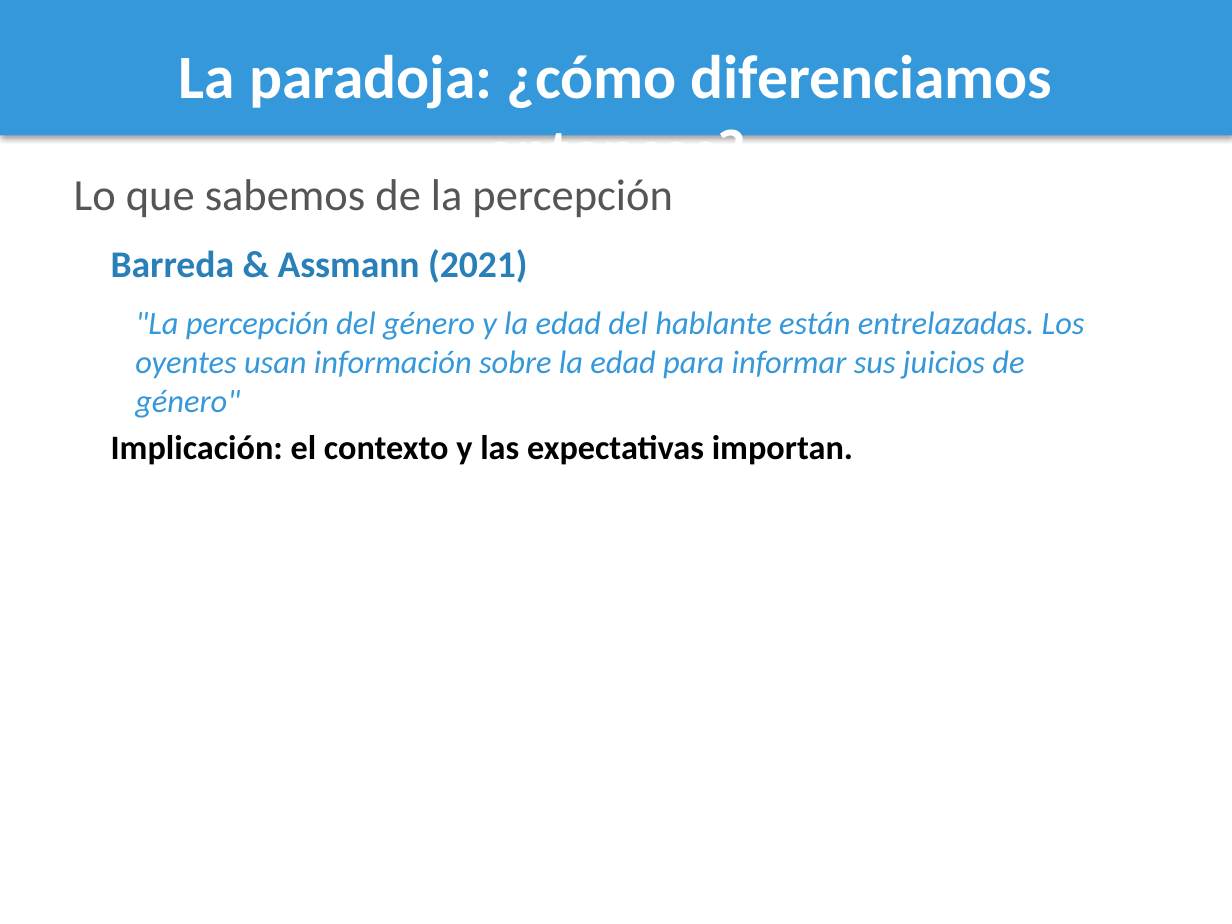
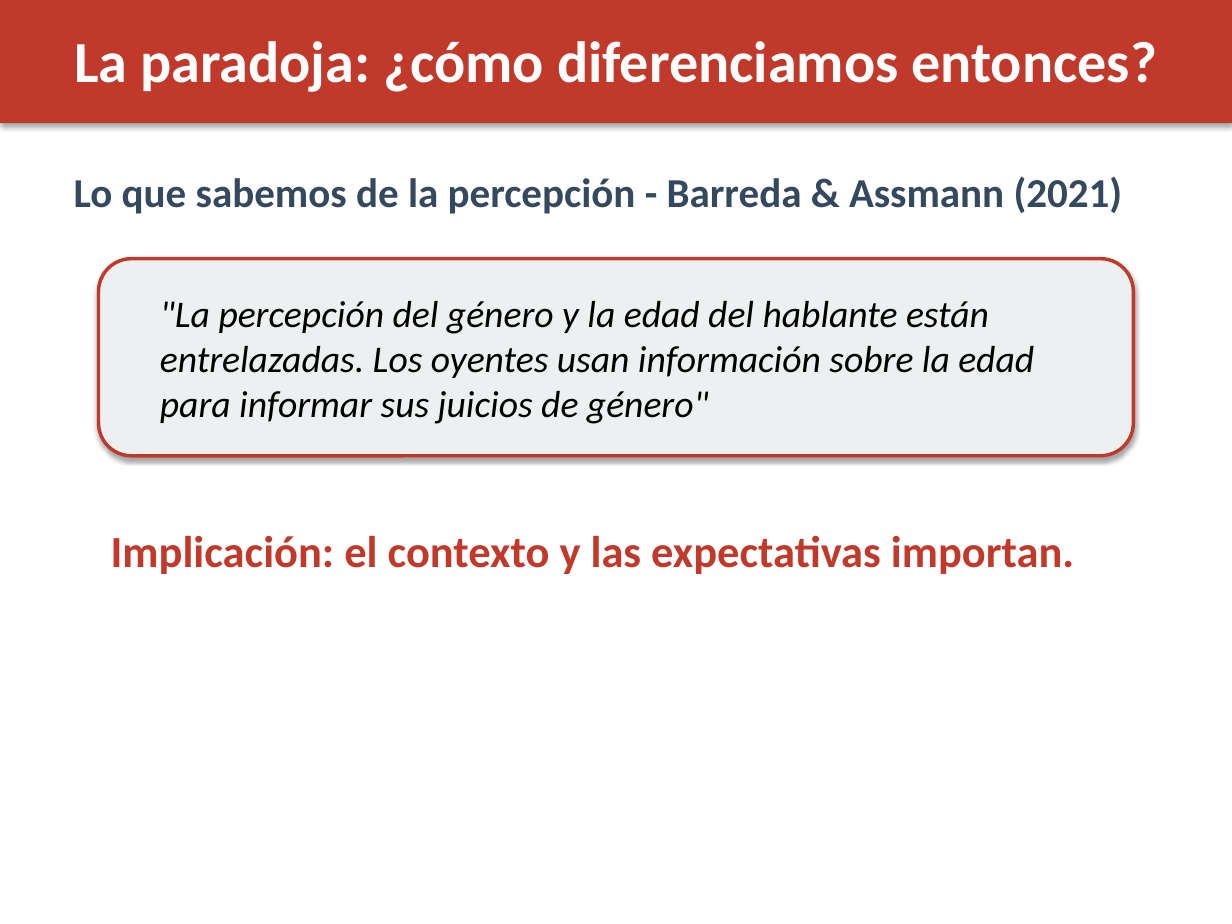
Before and after one commit to maquemmados/vozvozvoz, a slide deck: slide 11 of presentacion.pptx (slide 12 before the commit). Drawn at 1232x924 pixels with LibreOffice and Linux fonts; fonts in the diff are those of the drawing. Boxes give left, top, right and bottom in pixels: in the first picture for what was removed or moved away, otherwise in the second. Text is boxed around its words. In the diff, an @@ line names an element or a change of style, - is before the commit and + after.

```diff
--- a/presentacion.pptx
+++ b/presentacion.pptx
@@ rectangle: place and size @@
-rectangle at bbox=[0, 0, 1232, 136]
+rectangle at bbox=[0, 0, 1232, 123]
@@ rectangle at bbox=[0, 0, 1232, 123]: fill #3498DB to #C0392B @@
@@ text "La paradoja: ¿cómo diferenciamos entonces?": place and size @@
-text "La paradoja: ¿cómo diferenciamos entonces?" at bbox=[179, 54, 1053, 186]
+text "La paradoja: ¿cómo diferenciamos entonces?" at bbox=[74, 41, 1156, 92]
@@ text "La paradoja: ¿cómo diferenciamos entonces?" at bbox=[74, 41, 1156, 92]: size 36 to 34 pt @@
@@ text at bbox=[74, 176, 1123, 214]: text changed; size 26 to 24 pt; text colour #555555 to #34495E; bold on @@
-Lo que sabemos de la percepción
+Lo que sabemos de la percepción - Barreda & Assmann (2021)
@@ rounded rectangle added at bbox=[99, 259, 1133, 456], fill #ECF0F1, outline #C0392B 2 pt @@
@@ text removed at bbox=[111, 249, 528, 283] @@
-Barreda & Assmann (2021)
@@ text ""La percepción del género y ...": place and size @@
-text ""La percepción del género y ..." at bbox=[135, 311, 1085, 418]
+text ""La percepción del género y ..." at bbox=[160, 301, 1034, 424]
@@ text ""La percepción del género y ..." at bbox=[160, 301, 1034, 424]: size 19 to 22 pt, text colour #3498DB to #000000 @@
@@ text "Implicación: el contexto y las ...": place and size @@
-text "Implicación: el contexto y las ..." at bbox=[111, 435, 853, 465]
+text "Implicación: el contexto y las ..." at bbox=[111, 535, 1074, 574]
@@ text "Implicación: el contexto y las ..." at bbox=[111, 535, 1074, 574]: size 20 to 26 pt, text colour #000000 to #C0392B @@
```
Also in this commit, not shown: 19 other slides changed, 1 slide removed, 1 other file.
